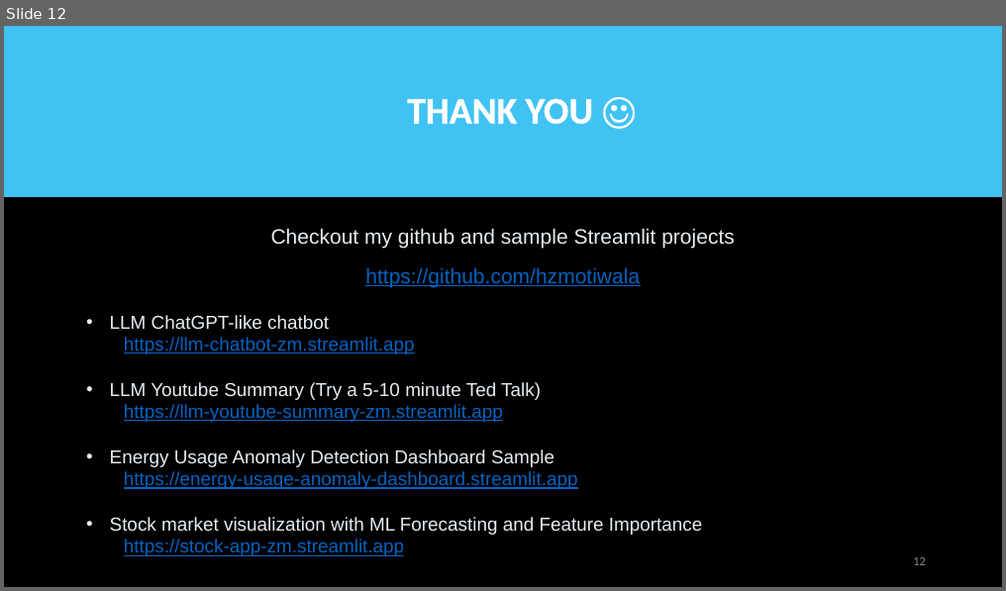
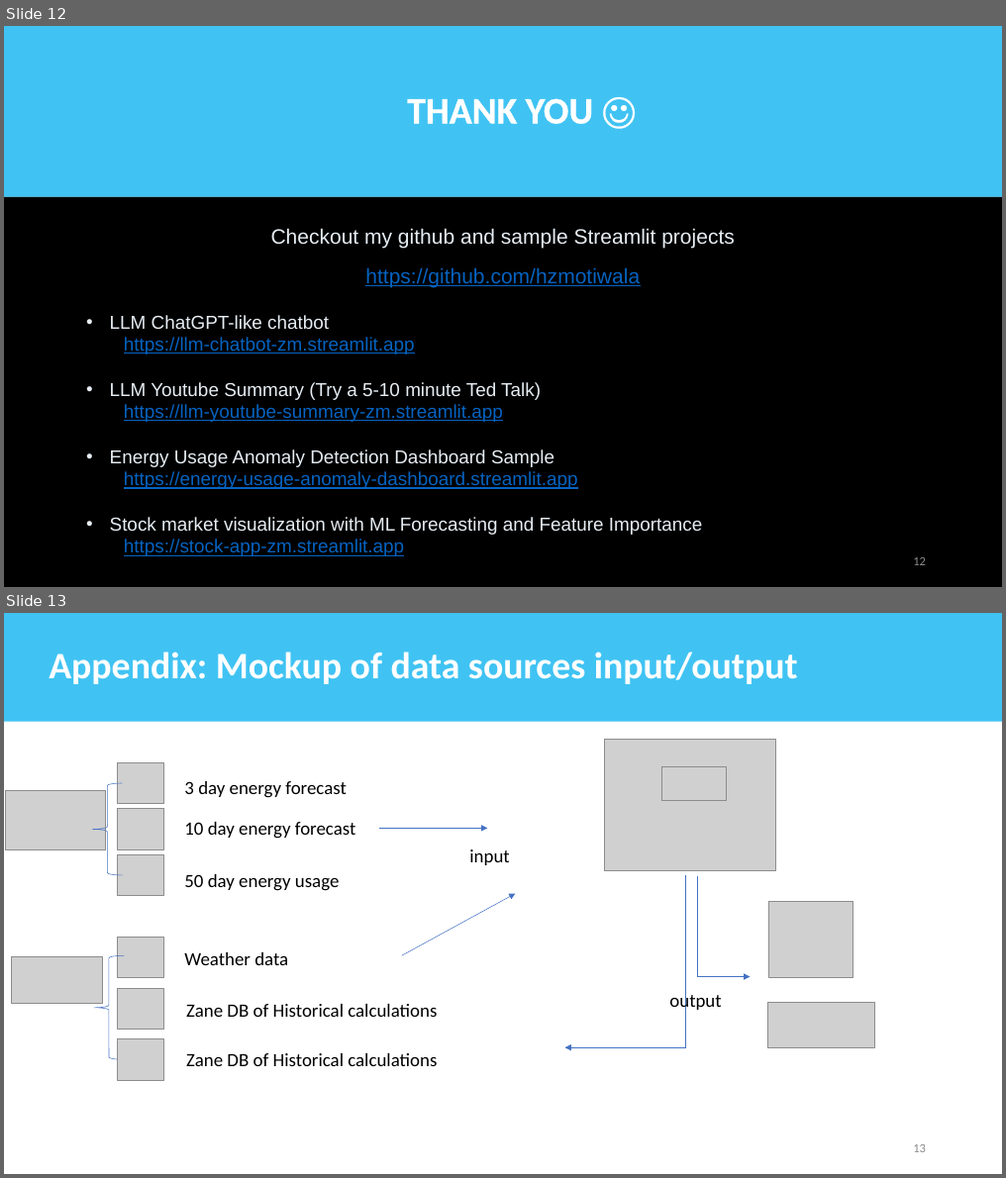
Before and after one commit to hzmotiwala/Project-Demos, a slide deck: snowflake_presentation/Snowflake_Presentation.pptx. Shown one above the other, each under a label of ours: slide 12 before the commit, slides 12 and 13 after it. The pictures are 1006x591 and 1006x1178 pixels, drawn with LibreOffice and Linux fonts; fonts in the diff are those of the drawing; grey boxes stand for pictures. Boxes give left, top, right and bottom in pixels: in the first picture for what was removed or moved away, otherwise in the second. Text is boxed around its words. In the diff, an @@ line names an element or a change of style, - is before the commit and + after.

Commit message:
added appendix slide

```diff
--- a/snowflake_presentation/Snowflake_Presentation.pptx
+++ b/snowflake_presentation/Snowflake_Presentation.pptx
@@ slide 13 added at (x1=4, y1=613, x2=1002, y2=1174), background #FFFFFF @@
@@ rectangle added at (x1=4, y1=613, x2=1002, y2=722), fill #00B0F0 at 75% opacity, 36 pt, text #FFFFFF, bold @@
+Appendix: Mockup of data sources input/output
@@ picture added at (x1=604, y1=740, x2=776, y2=871) @@
@@ picture added at (x1=6, y1=790, x2=106, y2=850) @@
@@ left brace added at (x1=92, y1=783, x2=122, y2=875), outline #4472C4 0.5 pt @@
@@ picture added at (x1=118, y1=762, x2=164, y2=804) @@
@@ text added at (x1=184, y1=781, x2=346, y2=798), 18 pt, text #000000 @@
+3 day energy forecast
@@ picture added at (x1=662, y1=766, x2=727, y2=801) @@
@@ picture added at (x1=118, y1=808, x2=164, y2=850) @@
@@ text added at (x1=184, y1=822, x2=355, y2=839), 18 pt, text #000000 @@
+10 day energy forecast
@@ arrow added from (379, 829) to (487, 829), #4472C4 0.5 pt @@
@@ text added at (x1=469, y1=850, x2=509, y2=865), 18 pt, text #000000 @@
+input
@@ picture added at (x1=118, y1=855, x2=164, y2=896) @@
@@ text added at (x1=184, y1=874, x2=339, y2=891), 18 pt, text #000000 @@
+50 day energy usage
@@ elbow arrow added from (685, 875) to (564, 1048), #4472C4 0.5 pt @@
@@ elbow arrow added from (698, 876) to (750, 977), #4472C4 0.5 pt @@
@@ arrow added from (402, 956) to (515, 894), #4472C4 0.5 pt @@
@@ picture added at (x1=768, y1=901, x2=853, y2=978) @@
@@ picture added at (x1=117, y1=937, x2=163, y2=978) @@
@@ picture added at (x1=12, y1=957, x2=102, y2=1004) @@
@@ left brace added at (x1=94, y1=956, x2=124, y2=1059), outline #4472C4 0.5 pt @@
@@ text added at (x1=184, y1=953, x2=288, y2=965), 18 pt, text #000000 @@
+Weather data
@@ picture added at (x1=118, y1=988, x2=164, y2=1029) @@
@@ text added at (x1=669, y1=992, x2=721, y2=1013), 18 pt, text #000000 @@
+output
@@ text added at (x1=186, y1=1004, x2=437, y2=1017), 18 pt, text #000000 @@
+Zane DB of Historical calculations
@@ picture added at (x1=767, y1=1003, x2=874, y2=1048) @@
@@ picture added at (x1=117, y1=1040, x2=163, y2=1081) @@
@@ text added at (x1=186, y1=1054, x2=437, y2=1066), 18 pt, text #000000 @@
+Zane DB of Historical calculations
@@ page number added at (x1=913, y1=1145, x2=926, y2=1153), 12 pt, text #8C8C8C @@
+13
```
